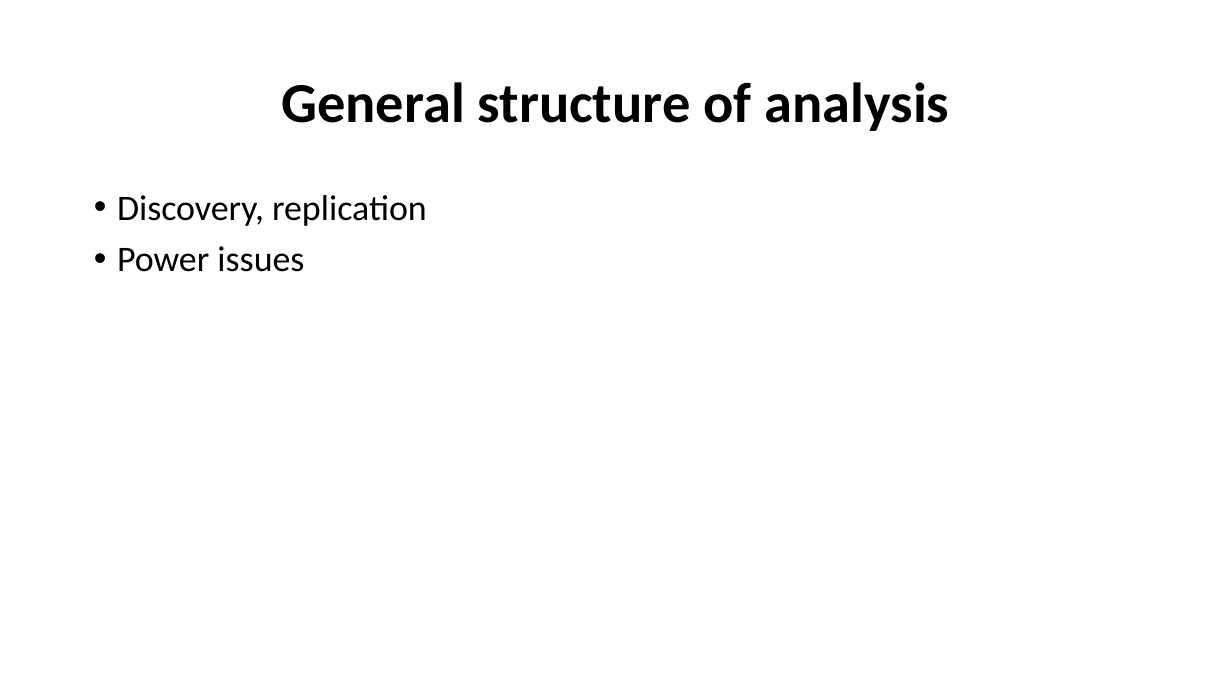
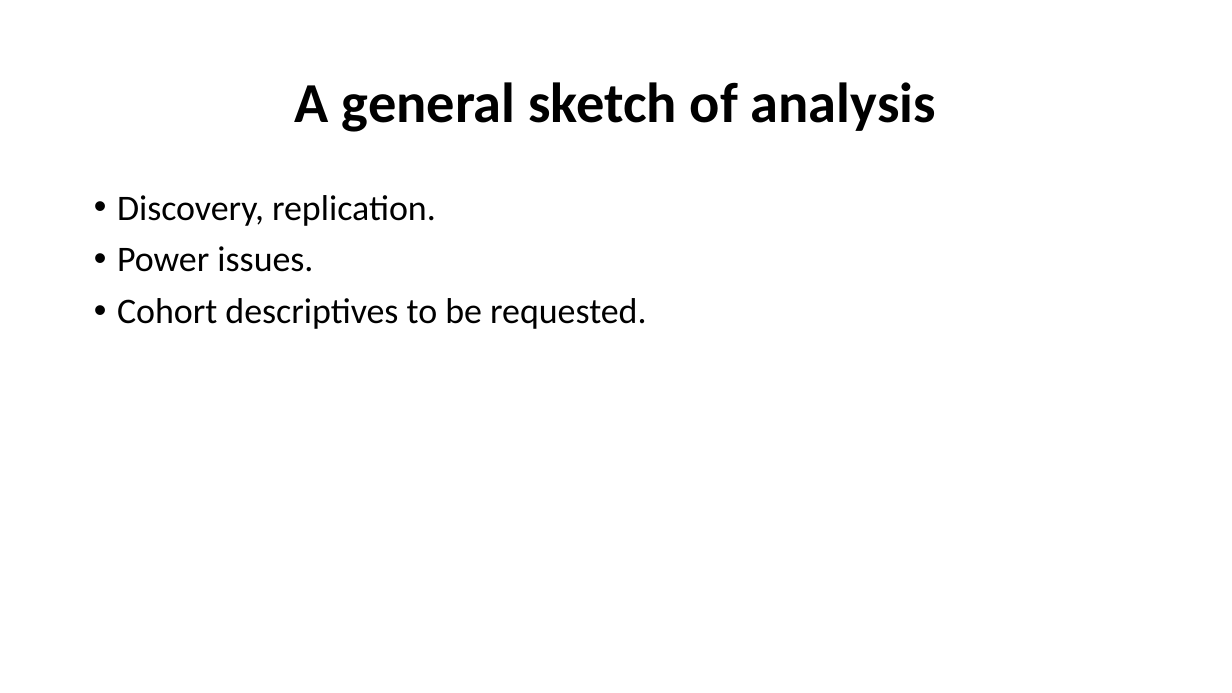
Before and after one commit to jinghuazhao/INF, a slide deck: slide 9 of doc/SCALLOP_INF1-120419.pptx (slide 6 before the commit). Drawn at 1232x693 pixels with LibreOffice and Linux fonts; fonts in the diff are those of the drawing. Boxes give left, top, right and bottom in pixels: in the first picture for what was removed or moved away, otherwise in the second. Text is boxed around its words. In the diff, an @@ line names an element or a change of style, - is before the commit and + after.

```diff
--- a/doc/SCALLOP_INF1-120419.pptx
+++ b/doc/SCALLOP_INF1-120419.pptx
@@ title at box(295, 82, 936, 132): text changed @@
-General structure of analysis
+A general sketch of analysis
@@ text at box(117, 195, 646, 329): text changed @@
-• Discovery, replication
-• Power issues
+• Discovery, replication.
+• Power issues.
+• Cohort descriptives to be requested.
```
Also in this commit, not shown: 6 other slides changed, 5 slides added, 2 slides removed.
